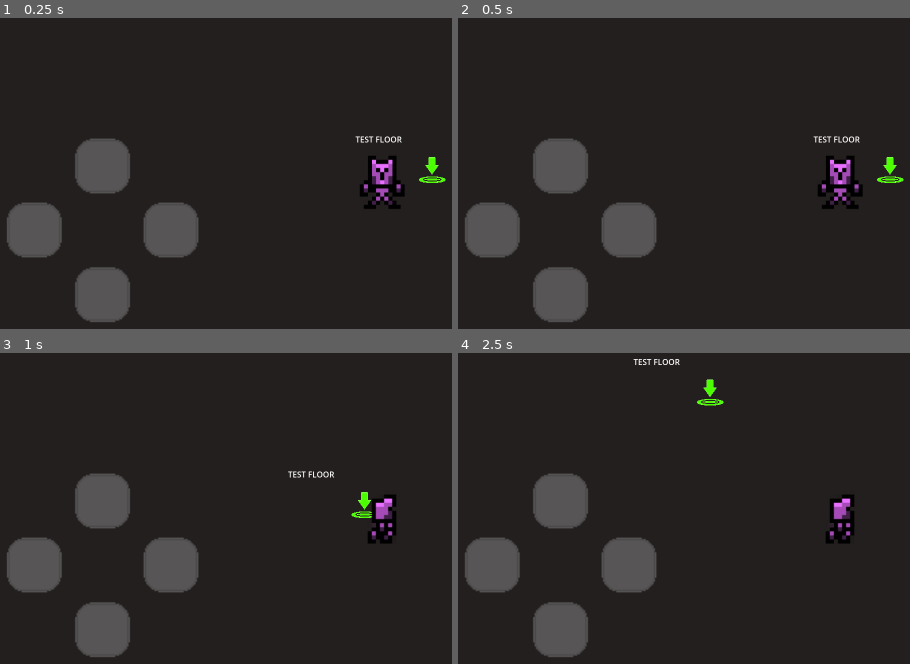
Above: before the commit, frames 1-4 (two rows, left to right).
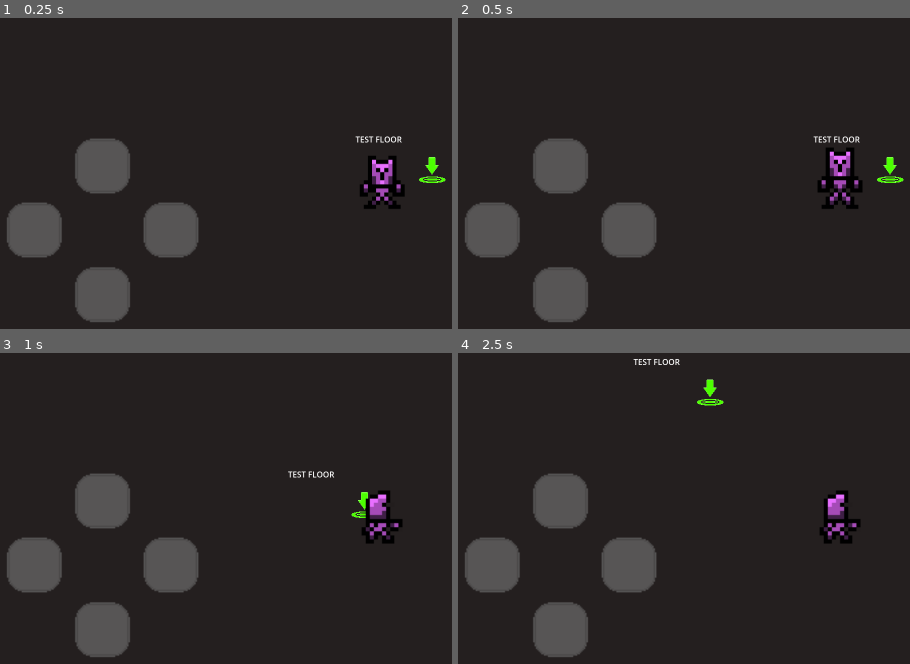
Above: after the commit, the same moments.

Repository: alain-cheng/MOBDEVE-MP
Game: Godot game, scene res://main.tscn
Two runs of this game, one before a commit and one after it. Both use one fixed random seed, a clock stepped at 60 frames per second and the inputs below.
Inputs:
- Up to frame 1 (0.25 s): no input
- Up to frame 2 (0.5 s): no input
- Up to frame 3 (1 s): hold Right (ui_right) from 0.53 s (still down)
- Up to frame 4 (2.5 s): release Right (ui_right) at 1.28 s; hold Down (ui_down) 1.28-2.03 s; hold Right (ui_right) from 2.03 s (still down)

Frame 1 is identical in both runs. In frame 2, 0.8% of the frame differs, in the area x 79-90%, y 41-59%; in frame 3, 0.8%; in frame 4, 0.8%.
Error before the commit: Invalid call. Nonexistent function 'get' in base 'Nil'. (res://player/PlayerData.gd:28)
Error after the commit: Invalid call. Nonexistent function 'get' in base 'Nil'. (res://player/PlayerData.gd:29)

Commit message:
Improvements and changes from main
- Sped up animations closer to main
- getNode replaced with onReady var like in main
- Diagonal movement now properly supported
- Added friction playerData var for changing how fast the player slows down

Diff:
--- a/app/src/main/assets/environment/interactive/end_point/End_Point.gd
+++ b/app/src/main/assets/environment/interactive/end_point/End_Point.gd
@@ -7,7 +7,7 @@
 
 
 # Called every frame. 'delta' is the elapsed time since the previous frame.
-func _process(delta):
+func _process(_delta):
 	pass
 
 
--- a/app/src/main/assets/floors/testFloor/testFloor.gd
+++ b/app/src/main/assets/floors/testFloor/testFloor.gd
@@ -7,5 +7,5 @@
 
 
 # Called every frame. 'delta' is the elapsed time since the previous frame.
-func _process(delta):
+func _process(_delta):
 	pass
--- a/app/src/main/assets/player/Player.gd
+++ b/app/src/main/assets/player/Player.gd
@@ -1,42 +1,56 @@
 extends CharacterBody2D
 
+@onready var animation = get_node("AnimatedSprite2D")
 var backPressed = false
 
 func _ready():
 	#Play Idle anim on load
-	get_node("AnimatedSprite2D").play("idle")
+	animation.play("idle")
 
-func _physics_process(delta):
+func _physics_process(_delta):
 	#MOVEMENT
 	#If player is standing still, play idle
 	if velocity.x == 0 && velocity.y == 0:
-		get_node("AnimatedSprite2D").play("idle")
+		animation.play("idle")
+
+	#Vars for detecting movement
+	var xDirection = Input.get_axis("ui_left", "ui_right")
+	var yDirection = Input.get_axis("ui_up", "ui_down")
 
 	#x-axis
-	var xDirection = Input.get_axis("ui_left", "ui_right")
-	if xDirection:
+	if xDirection && !yDirection:
 		#x Directional anim
 		if xDirection > 0:
-			get_node("AnimatedSprite2D").play("right")
+			animation.play("right")
 		else:
-			get_node("AnimatedSprite2D").play("left")
+			animation.play("left")
 
 		velocity.x = xDirection * PlayerData.speed
 	else:
-		velocity.x = move_toward(velocity.x, 0, PlayerData.speed)
+		velocity.x = move_toward(velocity.x, 0, PlayerData.friction)
 
 	#y-axis
-	var yDirection = Input.get_axis("ui_up", "ui_down")
-	if yDirection:
+	if yDirection && !xDirection:
 		#y Directional anim
 		if yDirection > 0:
-			get_node("AnimatedSprite2D").play("down")
+			animation.play("down")
 		else:
-			get_node("AnimatedSprite2D").play("up")
+			animation.play("up")
 
 		velocity.y = yDirection * PlayerData.speed
 	else:
-		velocity.y = move_toward(velocity.y, 0, PlayerData.speed)
+		velocity.y = move_toward(velocity.y, 0, PlayerData.friction)
+
+	#Diagonal movement
+	if yDirection && xDirection:
+		#y Directional anim
+		if yDirection > 0:
+			animation.play("down")
+		else:
+			animation.play("up")
+
+		velocity.x = xDirection * PlayerData.speed
+		velocity.y = yDirection * PlayerData.speed
 
 	move_and_slide()
 	#END MOVEMENT
--- a/app/src/main/assets/player/Player.tscn
+++ b/app/src/main/assets/player/Player.tscn
@@ -58,80 +58,68 @@
 }],
 "loop": true,
 "name": &"down",
+"speed": 4.0
+}, {
+"frames": [{
+"duration": 1.5,
+"texture": ExtResource("3_k76o1")
+}, {
+"duration": 1.5,
+"texture": ExtResource("4_tkvrh")
+}, {
+"duration": 1.5,
+"texture": ExtResource("3_k76o1")
+}, {
+"duration": 1.5,
+"texture": ExtResource("4_tkvrh")
+}, {
+"duration": 1.5,
+"texture": ExtResource("3_k76o1")
+}, {
+"duration": 1.5,
+"texture": ExtResource("4_tkvrh")
+}, {
+"duration": 1.5,
+"texture": ExtResource("3_k76o1")
+}, {
+"duration": 0.5,
+"texture": ExtResource("5_7iwsf")
+}, {
+"duration": 0.5,
+"texture": ExtResource("6_6wvrw")
+}, {
+"duration": 0.5,
+"texture": ExtResource("7_04ois")
+}, {
+"duration": 0.5,
+"texture": ExtResource("3_k76o1")
+}, {
+"duration": 0.5,
+"texture": ExtResource("5_7iwsf")
+}, {
+"duration": 0.5,
+"texture": ExtResource("6_6wvrw")
+}, {
+"duration": 0.5,
+"texture": ExtResource("7_04ois")
+}, {
+"duration": 0.5,
+"texture": ExtResource("3_k76o1")
+}, {
+"duration": 0.5,
+"texture": ExtResource("5_7iwsf")
+}, {
+"duration": 0.5,
+"texture": ExtResource("6_6wvrw")
+}, {
+"duration": 0.5,
+"texture": ExtResource("7_04ois")
+}],
+"loop": true,
+"name": &"idle",
 "speed": 3.0
 }, {
 "frames": [{
-"duration": 1.5,
-"texture": ExtResource("3_k76o1")
-}, {
-"duration": 1.5,
-"texture": ExtResource("4_tkvrh")
-}, {
-"duration": 1.5,
-"texture": ExtResource("3_k76o1")
-}, {
-"duration": 1.5,
-"texture": ExtResource("4_tkvrh")
-}, {
-"duration": 1.5,
-"texture": ExtResource("3_k76o1")
-}, {
-"duration": 1.5,
-"texture": ExtResource("4_tkvrh")
-}, {
-"duration": 1.5,
-"texture": ExtResource("3_k76o1")
-}, {
-"duration": 0.5,
-"texture": ExtResource("5_7iwsf")
-}, {
-"duration": 0.5,
-"texture": ExtResource("6_6wvrw")
-}, {
-"duration": 0.5,
-"texture": ExtResource("7_04ois")
-}, {
-"duration": 0.5,
-"texture": ExtResource("3_k76o1")
-}, {
-"duration": 0.5,
-"texture": ExtResource("5_7iwsf")
-}, {
-"duration": 0.5,
-"texture": ExtResource("6_6wvrw")
-}, {
-"duration": 0.5,
-"texture": ExtResource("7_04ois")
-}, {
-"duration": 0.5,
-"texture": ExtResource("3_k76o1")
-}, {
-"duration": 0.5,
-"texture": ExtResource("5_7iwsf")
-}, {
-"duration": 0.5,
-"texture": ExtResource("6_6wvrw")
-}, {
-"duration": 0.5,
-"texture": ExtResource("7_04ois")
-}, {
-"duration": 0.5,
-"texture": ExtResource("3_k76o1")
-}, {
-"duration": 0.5,
-"texture": ExtResource("5_7iwsf")
-}, {
-"duration": 0.5,
-"texture": ExtResource("6_6wvrw")
-}, {
-"duration": 0.5,
-"texture": ExtResource("7_04ois")
-}],
-"loop": true,
-"name": &"idle",
-"speed": 1.0
-}, {
-"frames": [{
 "duration": 1.0,
 "texture": ExtResource("8_cuwq8")
 }, {
@@ -146,35 +134,35 @@
 }],
 "loop": true,
 "name": &"left",
+"speed": 5.0
+}, {
+"frames": [{
+"duration": 1.0,
+"texture": ExtResource("11_o2bp0")
+}, {
+"duration": 1.0,
+"texture": ExtResource("12_2ks0v")
+}, {
+"duration": 1.0,
+"texture": ExtResource("13_qyic6")
+}, {
+"duration": 1.0,
+"texture": ExtResource("12_2ks0v")
+}],
+"loop": true,
+"name": &"right",
+"speed": 5.0
+}, {
+"frames": [{
+"duration": 1.0,
+"texture": ExtResource("15_ur6vi")
+}, {
+"duration": 1.0,
+"texture": ExtResource("16_arsk4")
+}],
+"loop": true,
+"name": &"up",
 "speed": 4.0
-}, {
-"frames": [{
-"duration": 1.0,
-"texture": ExtResource("11_o2bp0")
-}, {
-"duration": 1.0,
-"texture": ExtResource("12_2ks0v")
-}, {
-"duration": 1.0,
-"texture": ExtResource("13_qyic6")
-}, {
-"duration": 1.0,
-"texture": ExtResource("12_2ks0v")
-}],
-"loop": true,
-"name": &"right",
-"speed": 4.0
-}, {
-"frames": [{
-"duration": 1.0,
-"texture": ExtResource("15_ur6vi")
-}, {
-"duration": 1.0,
-"texture": ExtResource("16_arsk4")
-}],
-"loop": true,
-"name": &"up",
-"speed": 3.0
 }]
 
 [sub_resource type="RectangleShape2D" id="RectangleShape2D_6hi15"]
@@ -185,9 +173,8 @@
 
 [node name="AnimatedSprite2D" type="AnimatedSprite2D" parent="."]
 sprite_frames = SubResource("SpriteFrames_8r5le")
-animation = &"death"
-frame = 6
-frame_progress = 1.0
+animation = &"idle"
+frame_progress = 0.239213
 
 [node name="CollisionShape2D" type="CollisionShape2D" parent="."]
 position = Vector2(0, 61.5)
--- a/app/src/main/assets/player/PlayerData.gd
+++ b/app/src/main/assets/player/PlayerData.gd
@@ -18,6 +18,7 @@
 
 #Contains other playerData that does not come from the app
 var speed = 300.0
+var friction = speed #At default player stops instantly, change for slippery surfaces
 var lastFloor = false #Determines if the endpoint is a win. Change at last floor.
 
 func initData():
